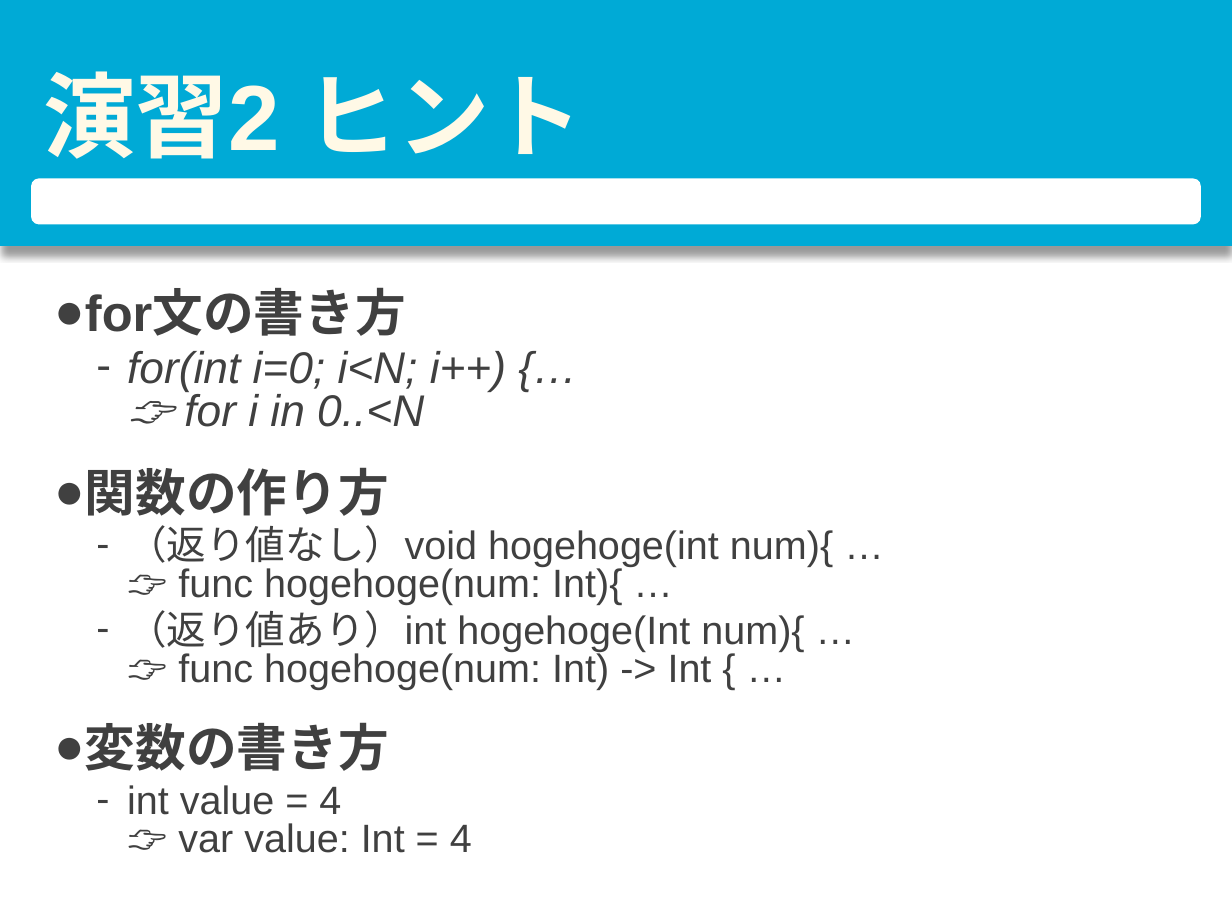
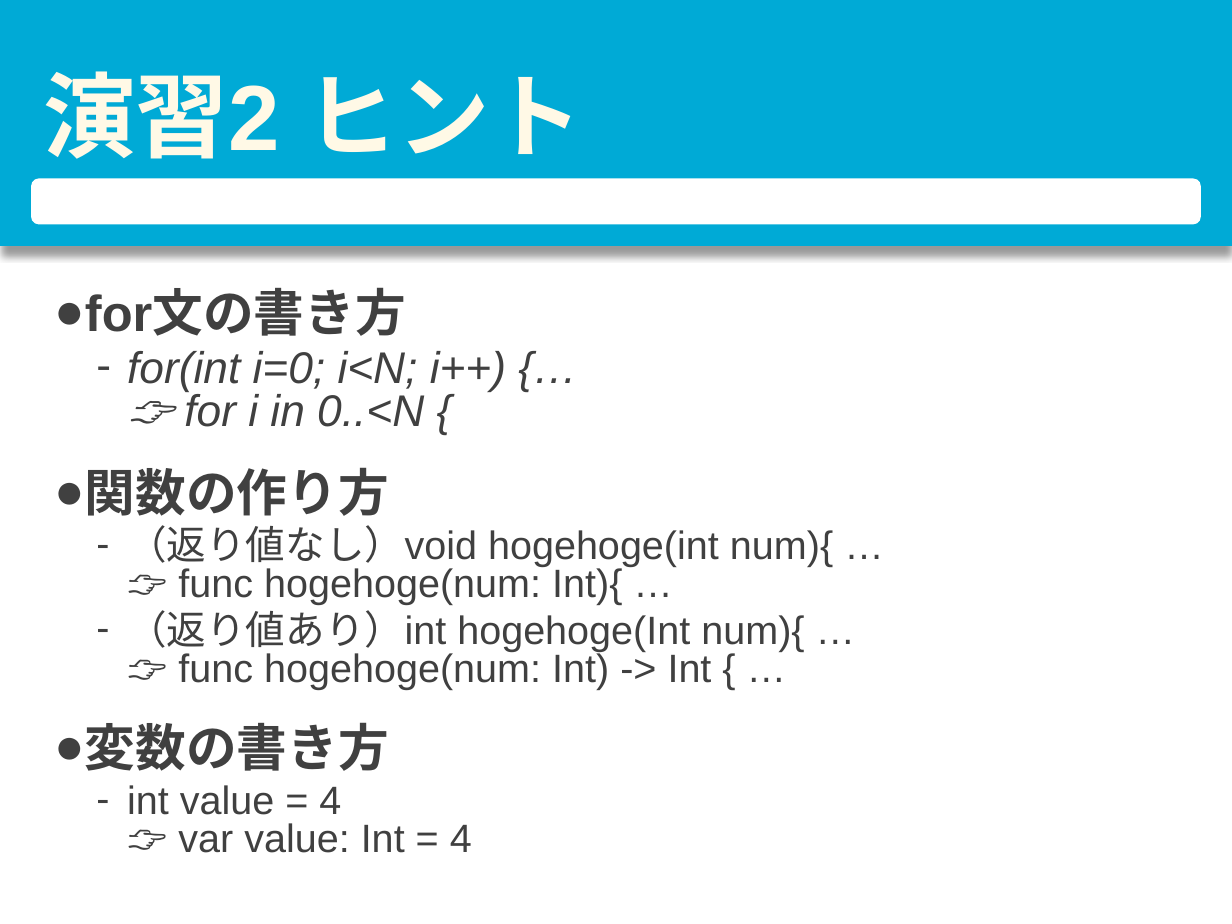
Before and after one commit to nshhhin/Swift-, a slide deck: slide 16 of 第一回/第一回資料.pptx. Drawn at 1232x924 pixels with LibreOffice and Linux fonts; fonts in the diff are those of the drawing. Boxes give left, top, right and bottom in pixels: in the first picture for what was removed or moved away, otherwise in the second. Text is boxed around its words. In the diff, an @@ line names an element or a change of style, - is before the commit and + after.

```diff
--- a/第一回/第一回資料.pptx
+++ b/第一回/第一回資料.pptx
@@ text at [127, 351, 506, 427]: text changed @@
-  – for(int i=0; i<N; i++) {…
-    👉 for i in 0..<N
+  – for(int i=0; i<N; i++) {…
+    👉 for i in 0..<N {
```
Also in this commit, not shown: 54 other files.
